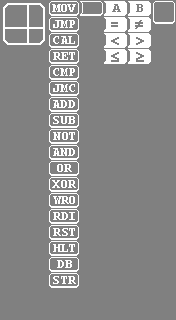
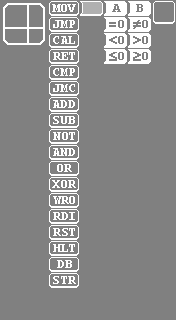
Layer changes from the first (176, 320) image to the second:
painted on "Pasted Layer" over (82, 2, 148, 62)
